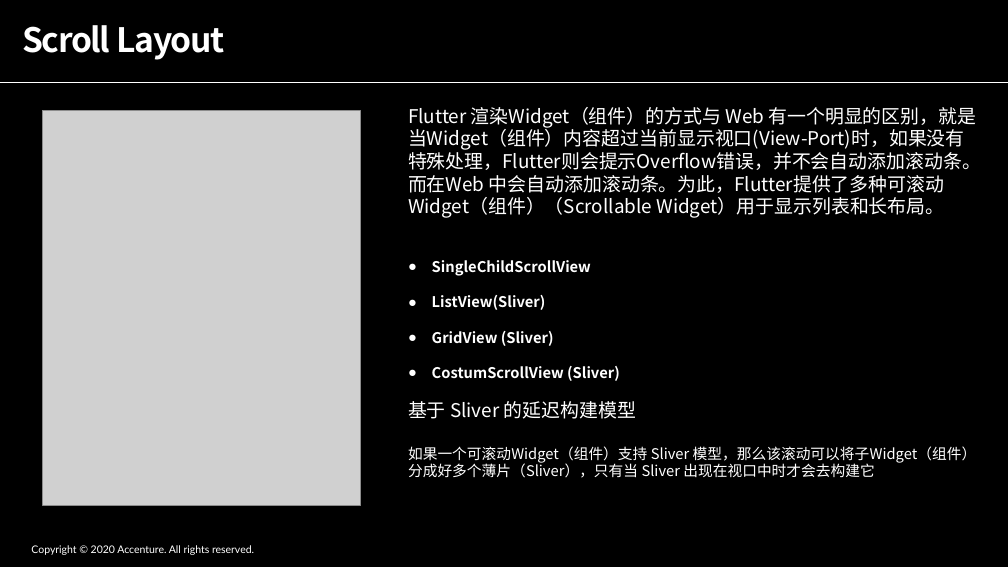
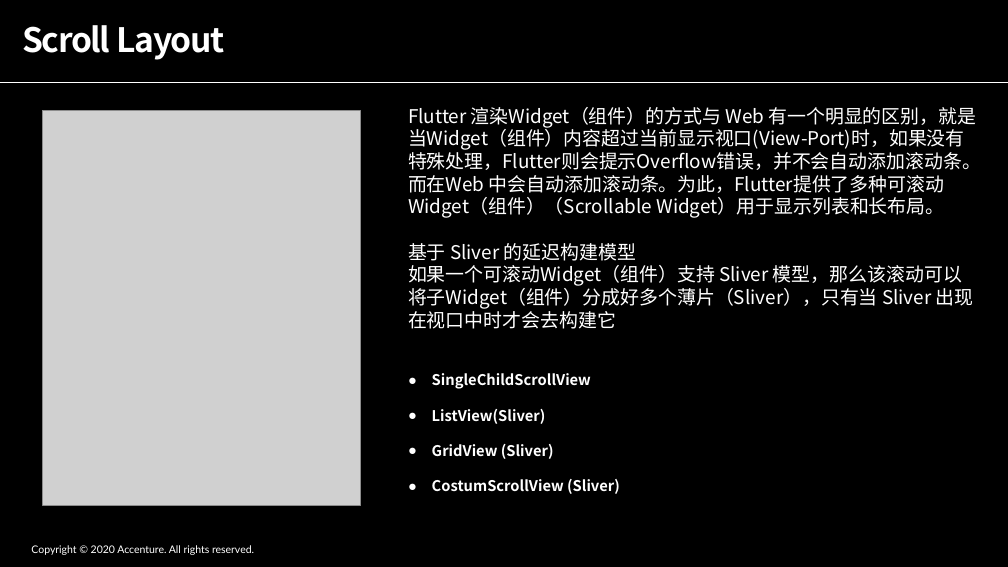
Before and after one commit to ShadowTricker/flutter_common, a slide deck: slide 9 of flutter_common.pptx. Drawn at 1008x567 pixels with LibreOffice and Linux fonts; fonts in the diff are those of the drawing; grey boxes stand for pictures. Boxes give left, top, right and bottom in pixels: in the first picture for what was removed or moved away, otherwise in the second. Text is boxed around its words. In the diff, an @@ line names an element or a change of style, - is before the commit and + after.

```diff
--- a/flutter_common.pptx
+++ b/flutter_common.pptx
@@ text at (x1=408, y1=243, x2=974, y2=329): paragraphs added @@
+基于 Sliver 的延迟构建模型
+如果一个可滚动Widget（组件）支持 Sliver 模型，那么该滚动可以将子Widget（组件）分成好多个薄片（Sliver），只有当 Sliver 出现在视口中时才会去构建它
@@ text at (x1=408, y1=401, x2=977, y2=478): paragraphs removed @@
-基于 Sliver 的延迟构建模型
-如果一个可滚动Widget（组件）支持 Sliver 模型，那么该滚动可以将子Widget（组件）分成好多个薄片（Sliver），只有当 Sliver 出现在视口中时才会去构建它
```
Also in this commit, not shown: 3 other slides changed, 6 other files.
